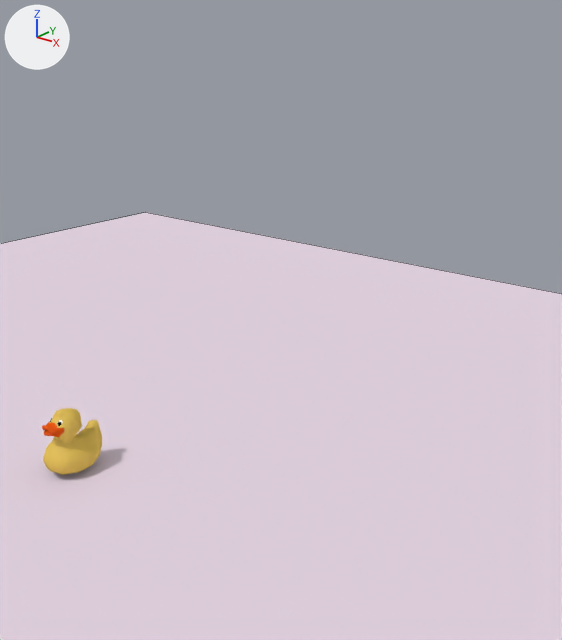
Renders of the Blender file webgl/assets/blender/game_scene.blend from each side of a commit.
Camera for both pictures: a 50 mm lens placed at (5.56, -3.82, 3.76), pointed at (1.73, 0.9, 1.57). The lights are fixed; the arrows at upper left show +X, +Y and +Z. Mesh edges are drawn as thin lines on the coarser meshes.

The first picture shows 'Plane', 'coincoin'.
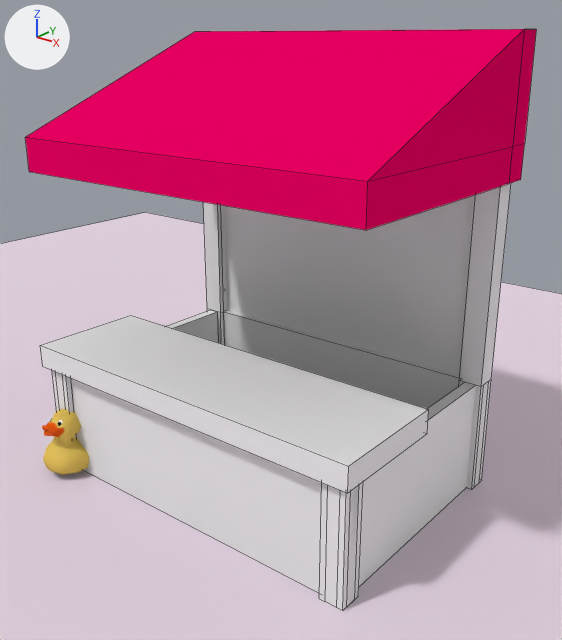
Diff of the bpy script that builds the scene:
```diff
--- a/webgl/assets/blender/game_scene.blend.py
+++ b/webgl/assets/blender/game_scene.blend.py
@@ mat_toit_stand @@
+mat_toit_stand = diffuse_material('Toit_stand')
+mat_toit_stand.base_color = (0.8, 0.0, 0.12)  # pink #e70061
@@ mat_material_004 @@
+mat_material_004 = diffuse_material('Material.004')
+mat_material_004.base_color = (0.8, 0.8, 0.8)  # white #e7e7e7
@@ mat_material_cgi @@
+mat_material_cgi = diffuse_material('Material_CGI')
+mat_material_cgi.base_color = (0.8, 0.8, 0.8)  # white #e7e7e7
@@ mat_material_001 @@
+mat_material_001 = diffuse_material('Material.001')
+mat_material_001.base_color = (0.8, 0.8, 0.8)  # white #e7e7e7
@@ me_cube_003 @@
+me_cube_003.from_pydata(...)  # 24 vertices, 21 faces; spans x -1.0..1.0, y -1.0..1.0, z -1.31..0.69
+me_cube_003.materials.append(mat_toit_stand)  # its picture is missing
@@ me_cube_004 @@
+me_cube_004.from_pydata(...)  # a box spanning x -1.0..1.0, y -1.0..1.0, z -1.0..1.0
+me_cube_004.materials.append(mat_material_004)  # its picture is missing
@@ me_plane_001 @@
+me_plane_001.from_pydata([(1.0, -1.0, 0.0), (-1.0, -1.0, 0.0), (1.0, 1.0, 0.0), (-1.0, 1.0, 0.0)], [], [(1, 0, 2, 3)])
+me_plane_001.materials.append(mat_material_cgi)  # its picture is missing
@@ me_cube_000 @@
+me_cube_000.from_pydata(...)  # 122 vertices, 109 faces; spans x -3.1..0.1, y -0.1..2.1, z -0.5..2.5
+me_cube_000.materials.append(mat_material_001)  # its picture is missing
@@ ob_stand_toit @@
+ob_stand_toit = bpy.data.objects.new('stand_toit', me_cube_003)
+ob_stand_toit.location = (1.523, 1.005, 3.447)
+ob_stand_toit.scale = (1.65, 1.1, 0.55)
@@ ob_stand_table @@
+ob_stand_table = bpy.data.objects.new('stand_table', me_cube_004)
+ob_stand_table.location = (1.5, 0.36, 1.102)
+ob_stand_table.scale = (1.65, 0.52, 0.1)
@@ ob_stand_tablau @@
+ob_stand_tablau = bpy.data.objects.new('stand_tablau', me_plane_001)
+ob_stand_tablau.location = (1.529, 2.006, 1.956)
+ob_stand_tablau.rotation_euler = (1.571, 0.0, 0.0)  # degrees (90, 0, 0)
+ob_stand_tablau.scale = (1.46, 1.06, 1.06)
@@ ob_stand_base @@
+ob_stand_base = bpy.data.objects.new('stand_base', me_cube_000)
+ob_stand_base.location = (3.0, 0.0, 0.503)
```

Pixel boxes [x1, y1, x2, y2] of what changed, in the pictures (562 x 640 px):
'stand_toit', added (pink): after [25, 29, 536, 230]
'stand_base', added: after [52, 183, 511, 611]
'stand_table', added: after [40, 315, 429, 493]
'stand_tablau', added: after [225, 195, 475, 375]
